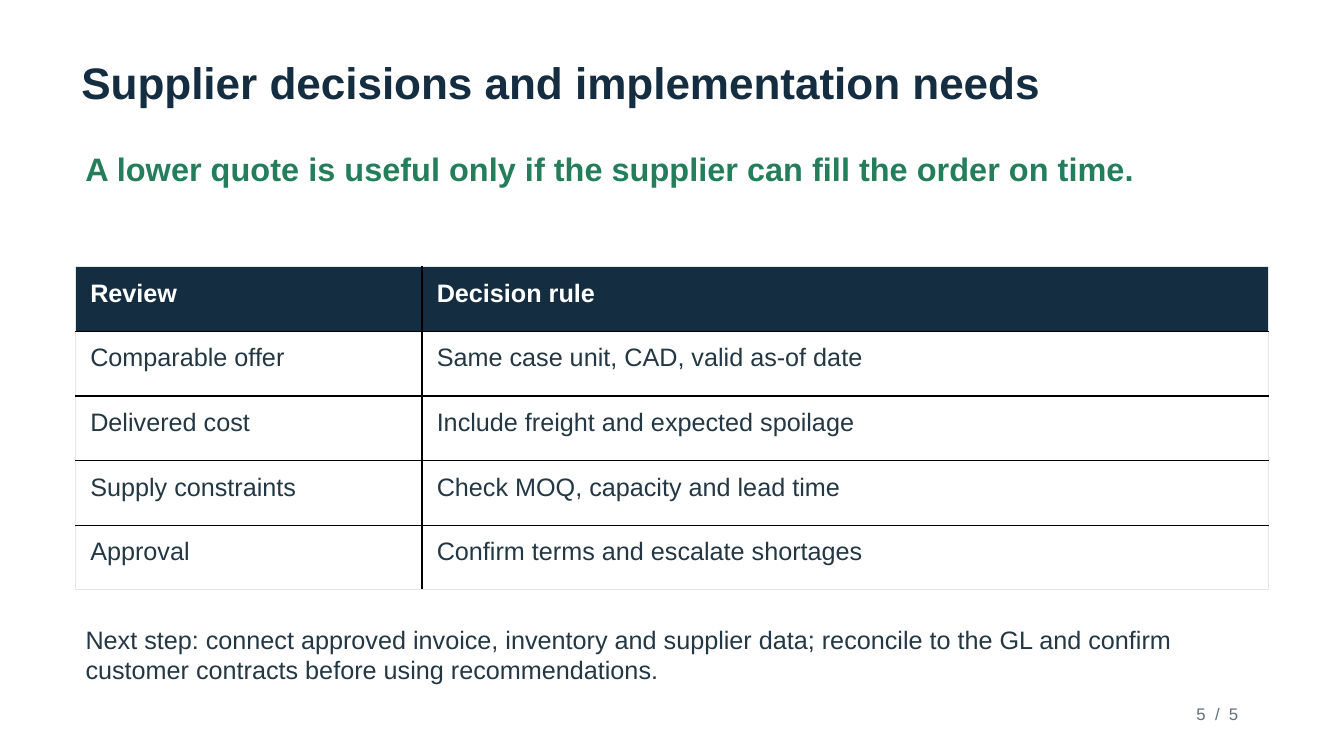
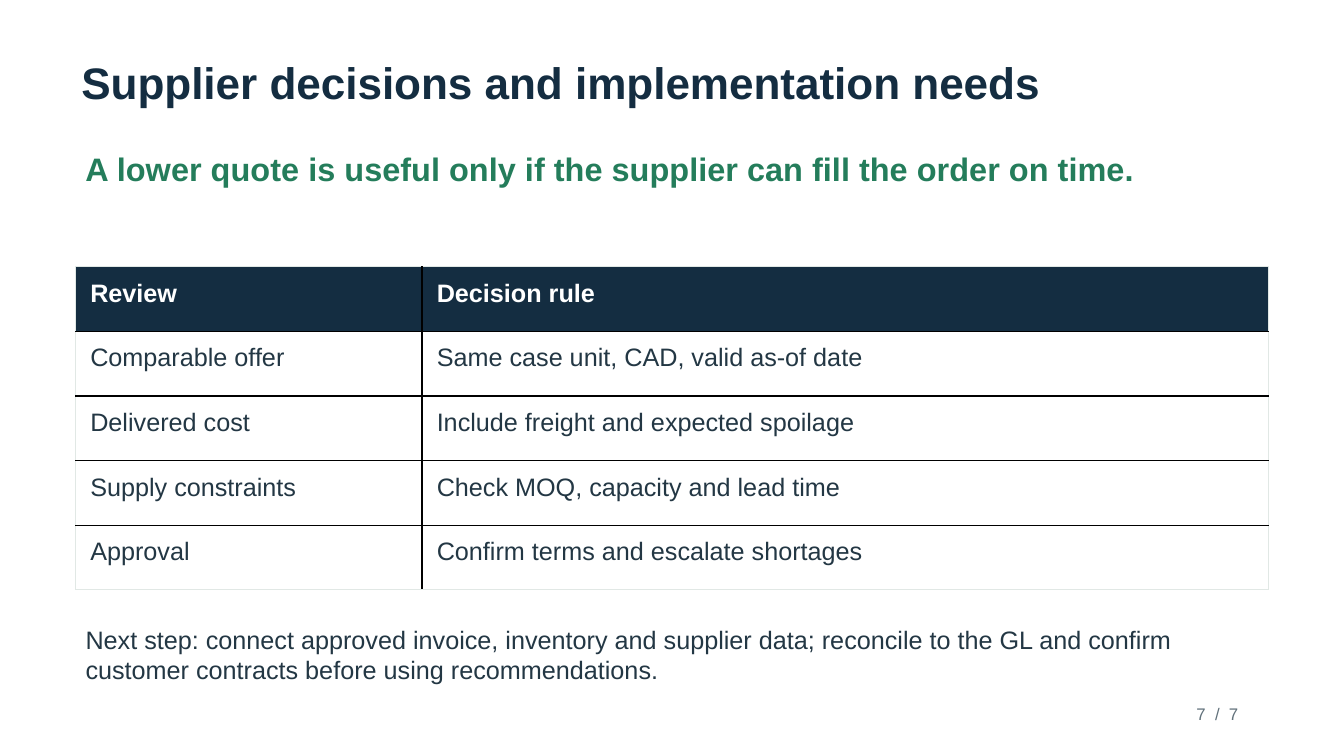
Before and after one commit to KushPatel29/toronto-produce-market-pulse, a slide deck: slide 7 of outputs/Produce_Pricing_Decision_Brief.pptx (slide 5 before the commit). Drawn at 1344x756 pixels with LibreOffice and Linux fonts; fonts in the diff are those of the drawing. Boxes give left, top, right and bottom in pixels: in the first picture for what was removed or moved away, otherwise in the second. Text is boxed around its words. In the diff, an @@ line names an element or a change of style, - is before the commit and + after.

```diff
--- a/outputs/Produce_Pricing_Decision_Brief.pptx
+++ b/outputs/Produce_Pricing_Decision_Brief.pptx
@@ text at (1196, 708, 1238, 720): text changed @@
-5 / 5
+7 / 7
```
Also in this commit, not shown: 3 other slides changed, 2 slides added, 41 other files.
